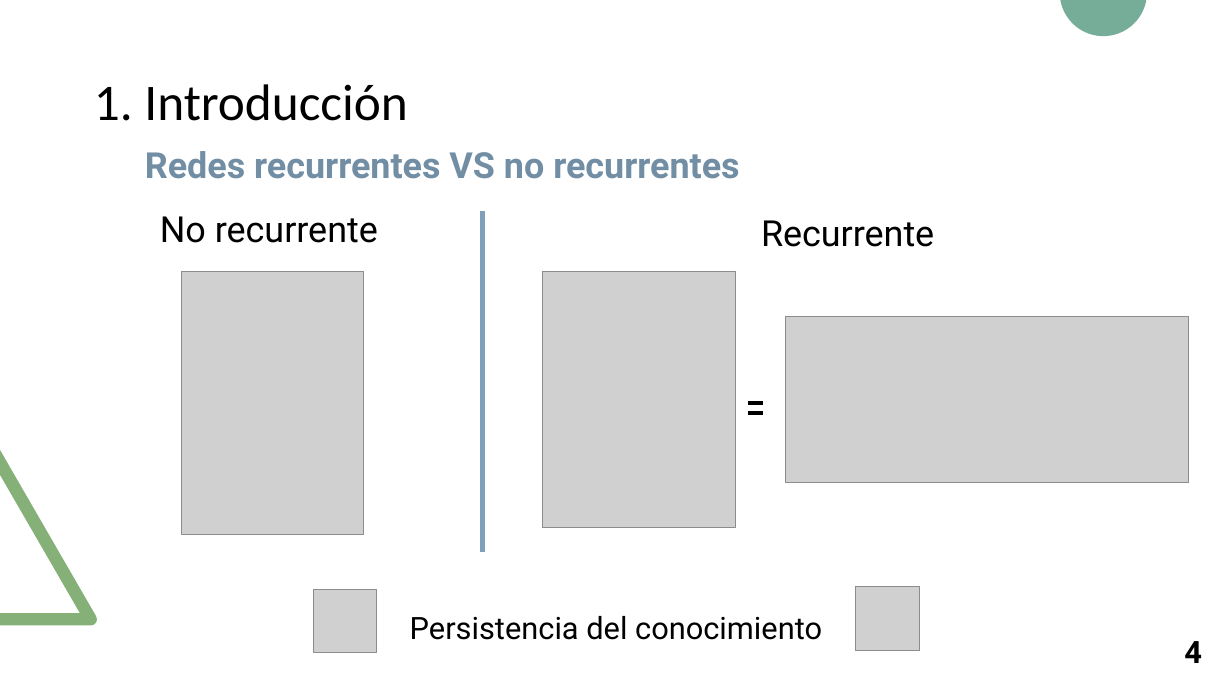
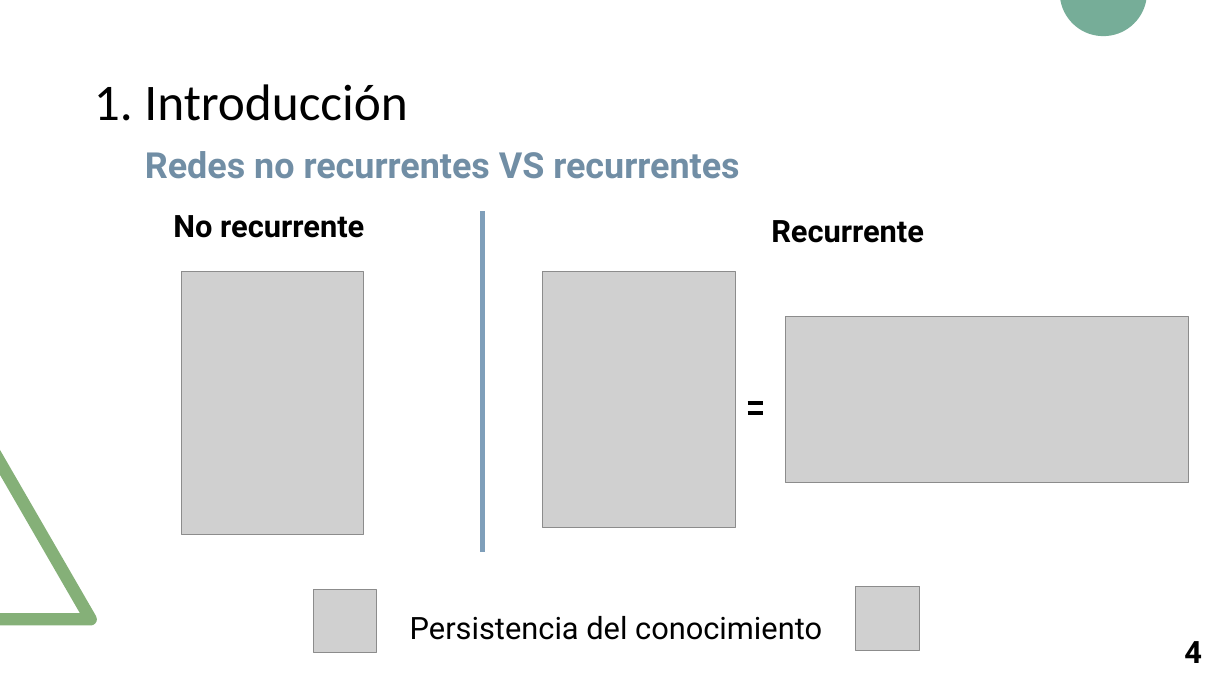
Before and after one commit to RoboticsLabURJC/2017-tfm-nuria-oyaga, a slide deck: slide 5 of Documentation/Presentacion-TFM/Presentacion-TFM.pptx. Drawn at 1232x693 pixels with LibreOffice and Linux fonts; fonts in the diff are those of the drawing; grey boxes stand for pictures. Boxes give left, top, right and bottom in pixels: in the first picture for what was removed or moved away, otherwise in the second. Text is boxed around its words. In the diff, an @@ line names an element or a change of style, - is before the commit and + after.

```diff
--- a/Documentation/Presentacion-TFM/Presentacion-TFM.pptx
+++ b/Documentation/Presentacion-TFM/Presentacion-TFM.pptx
@@ text at <box>145,151,739,179</box>: text changed @@
-Redes recurrentes VS no recurrentes
+Redes no recurrentes VS recurrentes
@@ text "No recurrente" at <box>173,215,364,238</box>: size 28 to 24 pt, bold on @@
@@ text "Recurrente" at <box>771,220,924,243</box>: size 28 to 24 pt, bold on @@
```
Also in this commit, not shown: 26 other slides changed, 2 other files.
